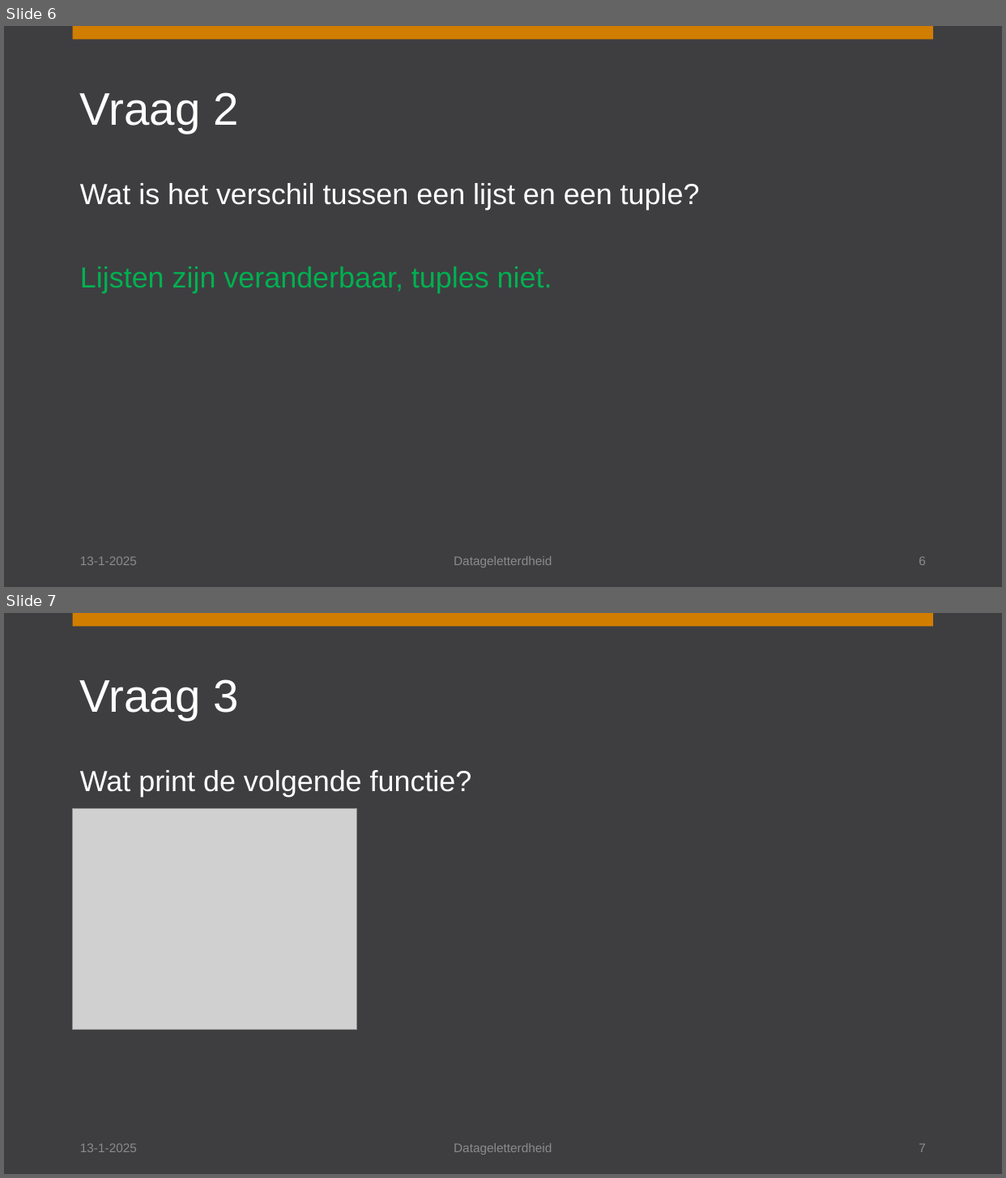
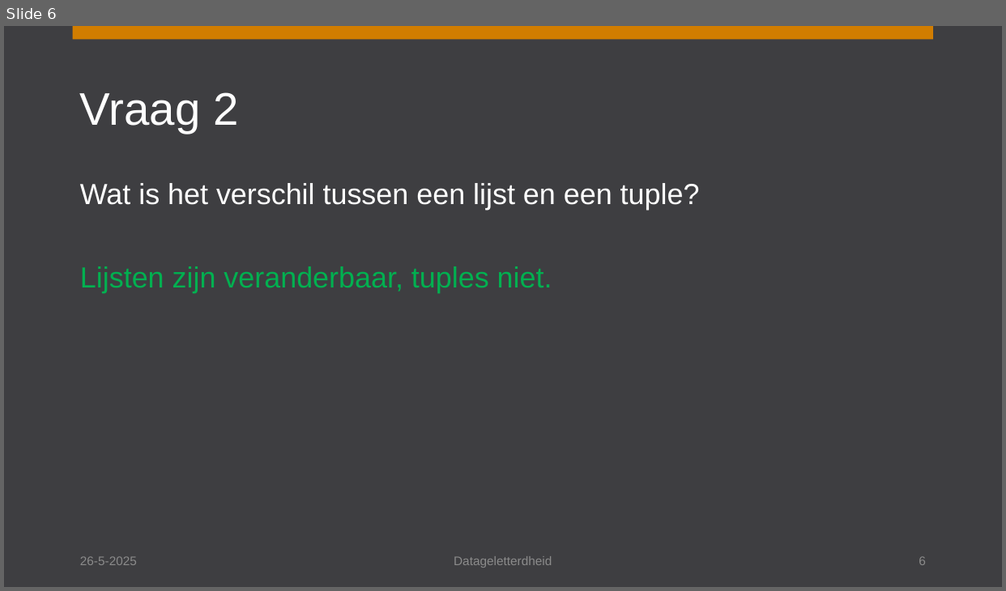
Before and after one commit to Remi-ui/python_tb, a slide deck: _downloads/eff4543702662988687e4a8b43000245/stuurinformatie_workshop_7.pptx. Shown one above the other, each under a label of ours: slides 6 and 7 before the commit, slide 6 after it. The pictures are 1006x1178 and 1006x591 pixels, drawn with LibreOffice and Linux fonts; fonts in the diff are those of the drawing; grey boxes stand for pictures. Boxes give left, top, right and bottom in pixels: in the first picture for what was removed or moved away, otherwise in the second. Text is boxed around its words. In the diff, an @@ line names an element or a change of style, - is before the commit and + after.

```diff
--- a/_downloads/eff4543702662988687e4a8b43000245/stuurinformatie_workshop_7.pptx
+++ b/_downloads/eff4543702662988687e4a8b43000245/stuurinformatie_workshop_7.pptx
@@ slide 7 removed at [4,613,1002,1174], background #3E3E41; not listed: 1 template element that a slide beside it also shows @@
@@ title removed at [80,679,238,720] @@
-Vraag 3
@@ text removed at [80,770,472,797] @@
-Wat print de volgende functie?
@@ picture removed at [73,808,357,1030] @@
@@ text removed at [80,1144,137,1152] @@
-13-1-2025
@@ text removed at [454,1144,552,1155] @@
-Datageletterdheid
@@ page number removed at [918,1144,926,1152] @@
-7
@@ slide 6 changed as well @@
@@ text at [80,557,137,565]: text changed @@
-13-1-2025
+26-5-2025
```
Also in this commit, not shown: 9 other slides changed, 1 other slide removed, 25 other files.
